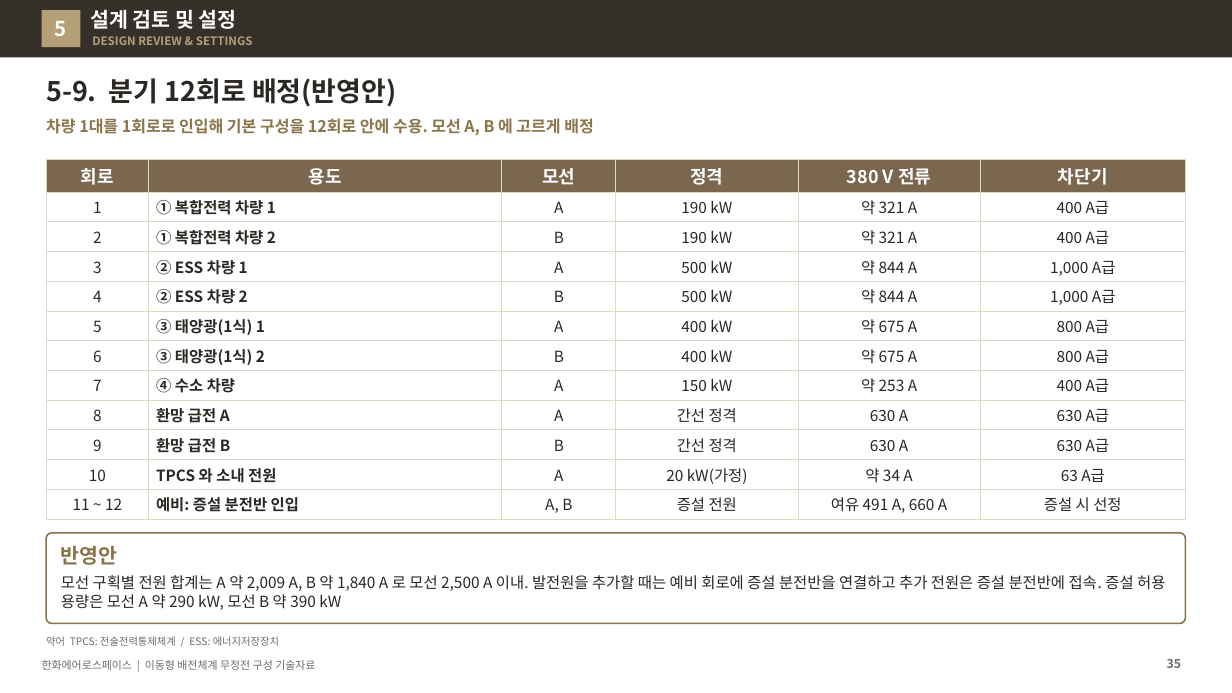
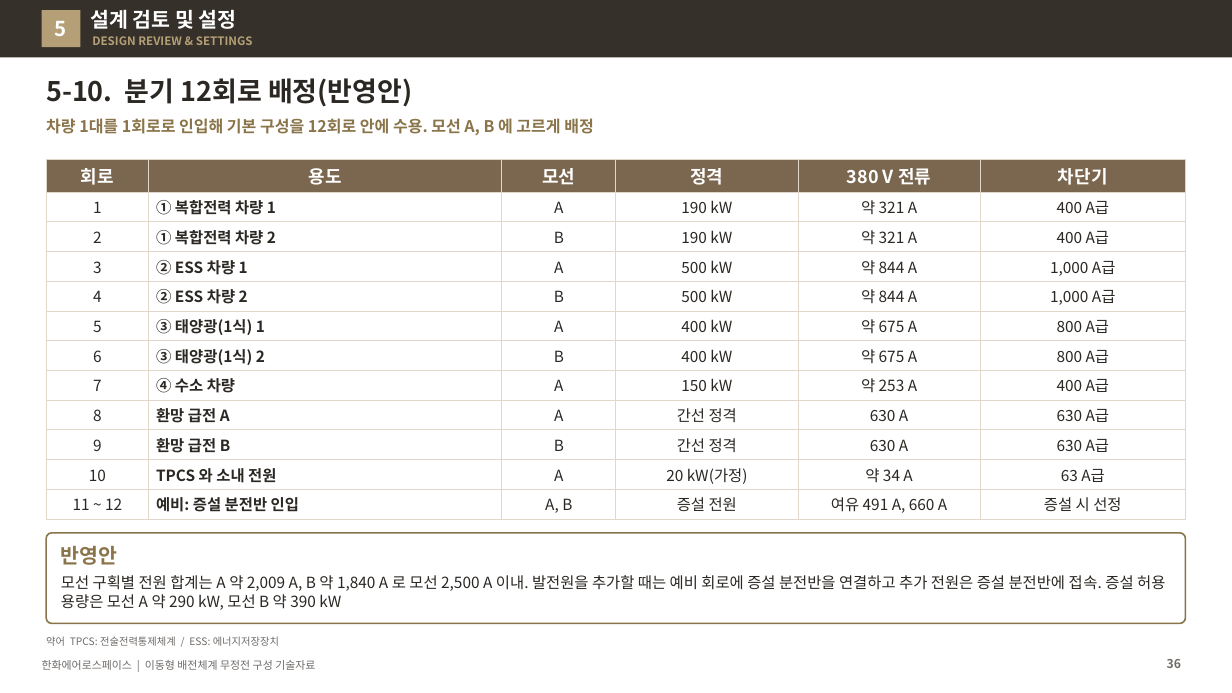
Before and after one commit to byunjd112-hue/headroom, a slide deck: slide 36 of mobile_ems/docs/out/IFPS_이동형배전체계_무정전구성_기술자료_Rev72.pptx (slide 35 before the commit). Drawn at 1232x693 pixels with LibreOffice and Linux fonts; fonts in the diff are those of the drawing. Boxes give left, top, right and bottom in pixels: in the first picture for what was removed or moved away, otherwise in the second. Text is boxed around its words. In the diff, an @@ line names an element or a change of style, - is before the commit and + after.

```diff
--- a/mobile_ems/docs/out/IFPS_이동형배전체계_무정전구성_기술자료_Rev72.pptx
+++ b/mobile_ems/docs/out/IFPS_이동형배전체계_무정전구성_기술자료_Rev72.pptx
@@ title at (x1=46, y1=78, x2=412, y2=107): text changed @@
-5-9. 분기 12회로 배정(반영안)
+5-10. 분기 12회로 배정(반영안)
```
Also in this commit, not shown: 16 other slides changed, 2 slides added, 4 other files.
